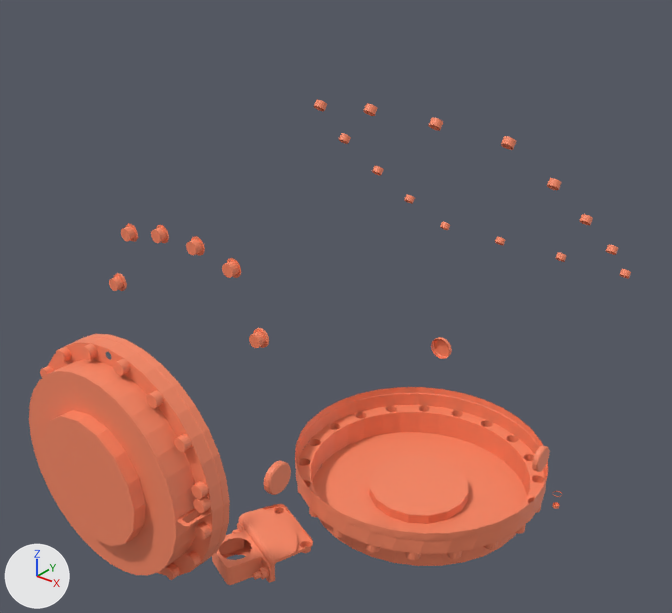
Two versions of the OBJ model docs/public/sim/models/kuka_vcmx/KR_50_R2500/A3.obj, one commit apart.
Both versions are drawn from a 50 mm lens placed at (0.414, -0.651, 0.39), pointed at (-0.036, -0.088, 0.041). The lights are fixed; the arrows at lower left show +X, +Y and +Z. The older version comes first. Where no turn or scale is listed for an object, it has been applied to the vertices. Vertices at exactly the same position are counted once.

The scene before the commit, as lines of its bpy script (objects in view):
```python
me_a3 = bpy.data.meshes.new('A3')
me_a3.from_pydata(...)  # 3323 vertices, 5903 faces; spans x -0.149..0.15, y -0.347..0.199, z -0.201..0.211
me_a3.materials.append(mat_mat_0)  # orange #fb8965
ob_a3 = bpy.data.objects.new('A3', me_a3)
ob_a3.location = (0.0, 0.0, 0.0)
```
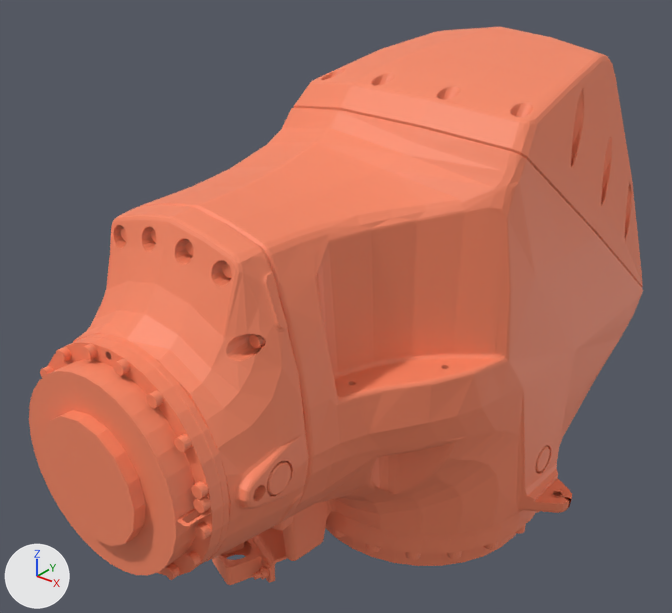
Location of each change, (x1, y1, x2, y2) in pixels of the pictures (672 x 613 px):
'A3', reshaped (15% taller): before (29, 99, 631, 585); after (29, 27, 643, 585)
part 1 of me_a3, added (orange): after (73, 27, 643, 562)

Diff of the bpy script that builds the scene:
```diff
--- a/docs/public/sim/models/kuka_vcmx/KR_50_R2500/A3.obj.py
+++ b/docs/public/sim/models/kuka_vcmx/KR_50_R2500/A3.obj.py
@@ mat_mat_1 @@
+mat_mat_1 = principled_material('mat_1')
+mat_mat_1.base_color = (0.961, 0.251, 0.129)  # orange #fb8965
+mat_mat_1.roughness = 0.553
@@ me_a3 @@
 # used by ob_a3; location = (0.0, 0.0, 0.0)
-me_a3.from_pydata(...)  # 3323 vertices, 5903 faces; spans x -0.149..0.15, y -0.347..0.199, z -0.201..0.211
+me_a3.from_pydata(...)  # 8936 vertices, 16419 faces; spans x -0.162..0.159, y -0.347..0.203, z -0.201..0.246
+# me_a3 part 1: 5613 vertices added at x -0.162..0.159, y -0.3..0.203, z -0.175..0.246
 me_a3.materials.append(mat_mat_0)
+me_a3.materials.append(mat_mat_1)  # orange #fb8965
```
